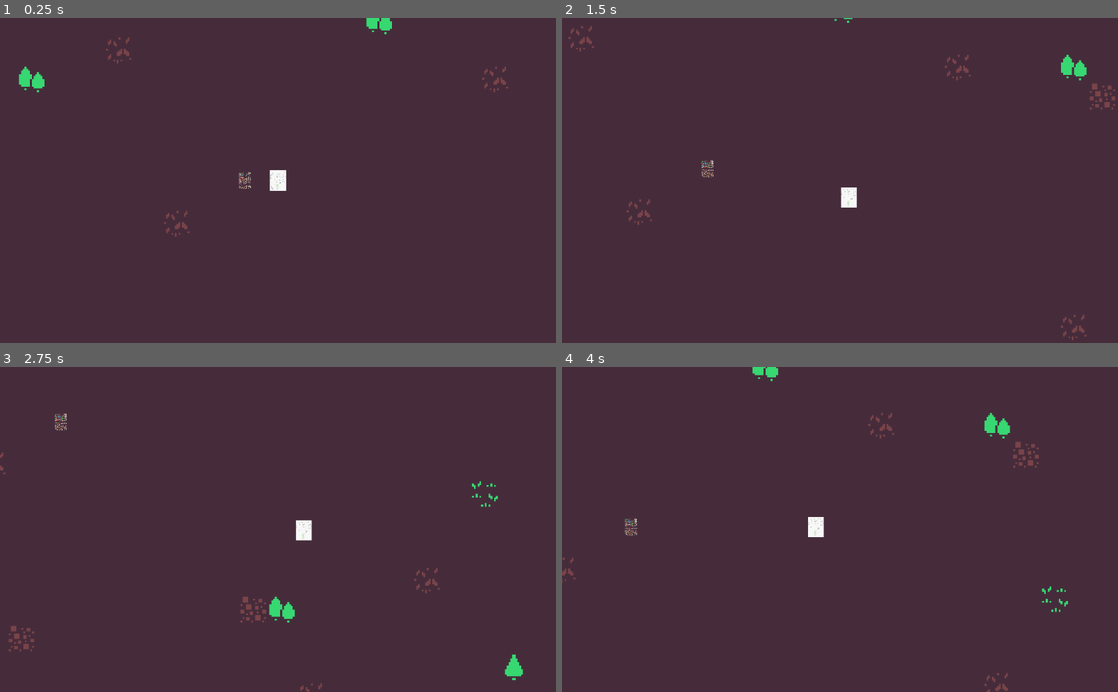
Above: before the commit, frames 1-4 (two rows, left to right).
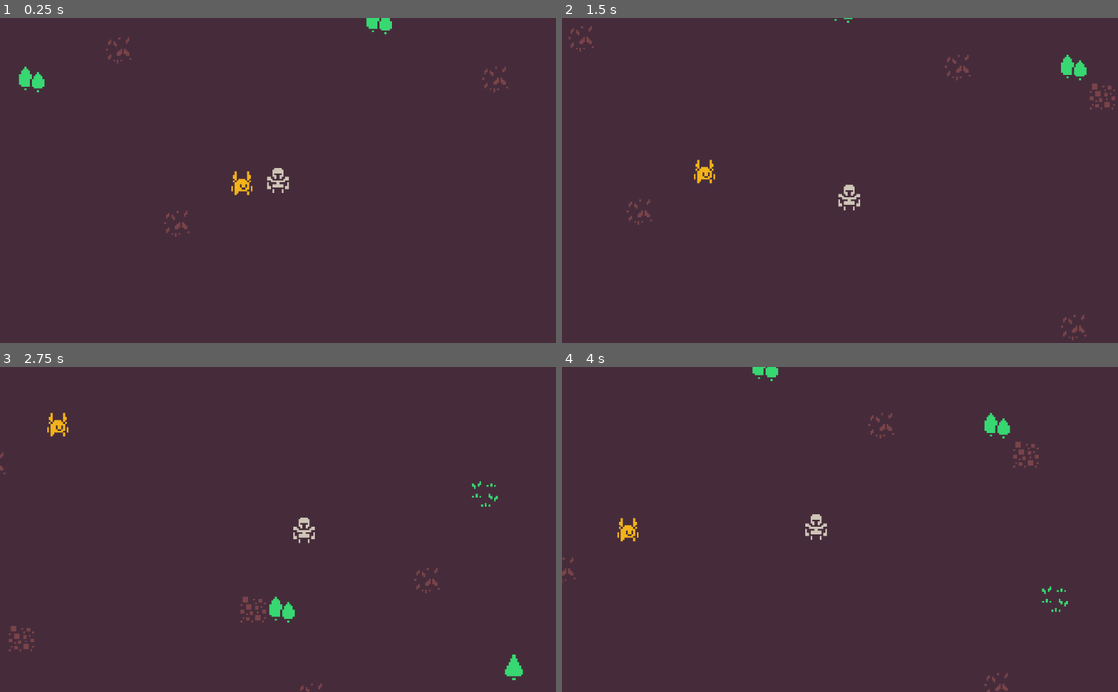
Above: after the commit, the same moments.

Repository: dsg-jam/LD46
Game: Godot game, scene res://assets/scenes/test.tscn
Two runs of this game, one before a commit and one after it. Both use one fixed random seed, a clock stepped at 60 frames per second and the inputs below. Before the commit the project starts from res://scenes/test.tscn.
Inputs:
- Up to frame 1 (0.25 s): no input
- Up to frame 2 (1.5 s): tap Enter at 0.5 s; hold Right (player_right) 0.53-1.28 s; hold Down (player_down) from 1.28 s (still down)
- Up to frame 3 (2.75 s): release Down (player_down) at 2.03 s; hold Right (player_right) from 2.03 s (still down)
- Up to frame 4 (4 s): release Right (player_right) at 2.78 s; hold Up (player_up) 2.78-3.53 s; hold Left (player_left) from 3.53 s (still down)

The runs differ from the first frame. In frame 1, 0.4% of the frame differs, in the area x 41-52%, y 46-55%; in frame 2, 0.4%, in the area x 23-54%, y 43-60%; in frame 3, 0.4%; in frame 4, 0.4%.

Commit message:
time for some cleanup

Diff:
--- a/scenes/test.tscn
+++ b/assets/scenes/test.tscn
@@ -1,15 +1,15 @@
 [gd_scene load_steps=7 format=2]
 
-[ext_resource path="res://scripts/PlayerMovement.gd" type="Script" id=1]
-[ext_resource path="res://assets/sketches/sketch_01.jpg" type="Texture" id=2]
-[ext_resource path="res://assets/tilemaps/colored.tres" type="TileSet" id=3]
-[ext_resource path="res://assets/colored.png" type="Texture" id=4]
+[ext_resource path="res://assets/scripts/PlayerMovement.gd" type="Script" id=1]
+[ext_resource path="res://assets/textures/animations/companion.tres" type="SpriteFrames" id=2]
+[ext_resource path="res://assets/textures/tilesets/map.tres" type="TileSet" id=3]
+[ext_resource path="res://assets/textures/player/idle.tres" type="Texture" id=4]
 
 [sub_resource type="CapsuleShape2D" id=2]
-radius = 2.90313
-height = 3.2573
+radius = 3.0
+height = 3.25
 
-[sub_resource type="CapsuleShape2D" id=1]
+[sub_resource type="CapsuleShape2D" id=3]
 radius = 2.0
 height = 5.0
 
@@ -22,31 +22,50 @@
 collision_use_kinematic = true
 format = 1
 tile_data = PoolIntArray( -1179680, 0, 0, -1179679, 0, 0, -1179678, 0, 0, -1179677, 0, 0, -1179676, 0, 0, -1179675, 0,  …(36273 unchanged characters)…
+__meta__ = {
+"_edit_lock_": true
+}
 
 [node name="Companion" type="KinematicBody2D" parent="."]
+position = Vector2( -20, 0 )
 
-[node name="Sprite" type="Sprite" parent="Companion"]
-position = Vector2( -18.272, 0.000391006 )
-scale = Vector2( 0.0131411, 0.0180671 )
-texture = ExtResource( 4 )
+[node name="AnimatedSprite" type="AnimatedSprite" parent="Companion"]
+frames = ExtResource( 2 )
+animation = "idle"
+playing = true
+__meta__ = {
+"_edit_lock_": true
+}
 
 [node name="CollisionShape2D" type="CollisionShape2D" parent="Companion"]
-position = Vector2( -18.3763, -0.0278645 )
+position = Vector2( 0, 4 )
+rotation = 1.5708
 shape = SubResource( 2 )
+__meta__ = {
+"_edit_lock_": true
+}
 
 [node name="Player" type="KinematicBody2D" parent="."]
 script = ExtResource( 1 )
-
-[node name="Sprite" type="Sprite" parent="Player"]
-scale = Vector2( 0.007, 0.025 )
-texture = ExtResource( 2 )
-
-[node name="CollisionShape2D" type="CollisionShape2D" parent="Player"]
-position = Vector2( 0, 3.565 )
-rotation = 1.5708
-shape = SubResource( 1 )
 
 [node name="Camera2D" type="Camera2D" parent="Player"]
 current = true
 zoom = Vector2( 0.3, 0.3 )
 smoothing_enabled = true
+__meta__ = {
+"_edit_lock_": true
+}
+
+[node name="Sprite" type="Sprite" parent="Player"]
+texture = ExtResource( 4 )
+__meta__ = {
+"_edit_lock_": true
+}
+
+[node name="CollisionShape2D" type="CollisionShape2D" parent="Player"]
+position = Vector2( 0, 3.565 )
+rotation = 1.5708
+shape = SubResource( 3 )
+__meta__ = {
+"_edit_lock_": true
+}
--- a/assets/test.tres
+++ /dev/null
@@ -1,57 +0,0 @@
-[gd_resource type="TileSet" load_steps=3 format=2]
-
-[ext_resource path="res://assets/colored.png" type="Texture" id=1]
-
-[sub_resource type="ConvexPolygonShape2D" id=1]
-points = PoolVector2Array( 16, 16, 0, 16, 0, 16, 16, 16 )
-
-[resource]
-0/name = "colored.png 0"
-0/texture = ExtResource( 1 )
-0/tex_offset = Vector2( 0, 0 )
-0/modulate = Color( 1, 1, 1, 1 )
-0/region = Rect2( 0, 0, 288, 112 )
-0/tile_mode = 2
-0/autotile/icon_coordinate = Vector2( 0, 0 )
-0/autotile/tile_size = Vector2( 16, 16 )
-0/autotile/spacing = 0
-0/autotile/occluder_map = [  ]
-0/autotile/navpoly_map = [  ]
-0/autotile/priority_map = [  ]
-0/autotile/z_index_map = [  ]
-0/occluder_offset = Vector2( 0, 0 )
-0/navigation_offset = Vector2( 0, 0 )
-0/shape_offset = Vector2( 0, 0 )
-0/shape_transform = Transform2D( 1, 0, 0, 1, 0, 0 )
-0/shape = SubResource( 1 )
-0/shape_one_way = false
-0/shape_one_way_margin = 1.0
-0/shapes = [ {
-"autotile_coord": Vector2( 0, 1 ),
-"one_way": false,
-"one_way_margin": 1.0,
-"shape": SubResource( 1 ),
-"shape_transform": Transform2D( 1, 0, 0, 1, 0, 0 )
-} ]
-0/z_index = 0
-1/name = "colored.png 1"
-1/texture = ExtResource( 1 )
-1/tex_offset = Vector2( 0, 0 )
-1/modulate = Color( 1, 1, 1, 1 )
-1/region = Rect2( 0, 16, 128, 16 )
-1/tile_mode = 2
-1/autotile/icon_coordinate = Vector2( 0, 0 )
-1/autotile/tile_size = Vector2( 16, 16 )
-1/autotile/spacing = 0
-1/autotile/occluder_map = [  ]
-1/autotile/navpoly_map = [  ]
-1/autotile/priority_map = [  ]
-1/autotile/z_index_map = [  ]
-1/occluder_offset = Vector2( 0, 0 )
-1/navigation_offset = Vector2( 0, 0 )
-1/shape_offset = Vector2( 0, 0 )
-1/shape_transform = Transform2D( 1, 0, 0, 1, 0, 0 )
-1/shape_one_way = false
-1/shape_one_way_margin = 0.0
-1/shapes = [  ]
-1/z_index = 0
--- /dev/null
+++ b/assets/textures/animations/companion.tres
@@ -0,0 +1,18 @@
+[gd_resource type="SpriteFrames" load_steps=4 format=2]
+
+[ext_resource path="res://assets/textures/companion/walk_1.tres" type="Texture" id=1]
+[ext_resource path="res://assets/textures/companion/walk_2.tres" type="Texture" id=2]
+[ext_resource path="res://assets/textures/companion/idle.tres" type="Texture" id=3]
+
+[resource]
+animations = [ {
+"frames": [ ExtResource( 3 ) ],
+"loop": true,
+"name": "idle",
+"speed": 1.0
+}, {
+"frames": [ ExtResource( 1 ), ExtResource( 2 ) ],
+"loop": true,
+"name": "walk",
+"speed": 5.0
+} ]
--- /dev/null
+++ b/assets/textures/companion/idle.tres
@@ -0,0 +1,7 @@
+[gd_resource type="AtlasTexture" load_steps=2 format=2]
+
+[ext_resource path="res://assets/textures/atlas.png" type="Texture" id=1]
+
+[resource]
+atlas = ExtResource( 1 )
+region = Rect2( 288, 128, 16, 16 )
--- /dev/null
+++ b/assets/textures/companion/walk_1.tres
@@ -0,0 +1,7 @@
+[gd_resource type="AtlasTexture" load_steps=2 format=2]
+
+[ext_resource path="res://assets/textures/atlas.png" type="Texture" id=1]
+
+[resource]
+atlas = ExtResource( 1 )
+region = Rect2( 304, 128, 16, 16 )
--- /dev/null
+++ b/assets/textures/companion/walk_2.tres
@@ -0,0 +1,7 @@
+[gd_resource type="AtlasTexture" load_steps=2 format=2]
+
+[ext_resource path="res://assets/textures/atlas.png" type="Texture" id=1]
+
+[resource]
+atlas = ExtResource( 1 )
+region = Rect2( 320, 128, 16, 16 )
--- /dev/null
+++ b/assets/textures/player/idle.tres
@@ -0,0 +1,7 @@
+[gd_resource type="AtlasTexture" load_steps=2 format=2]
+
+[ext_resource path="res://assets/textures/atlas.png" type="Texture" id=1]
+
+[resource]
+atlas = ExtResource( 1 )
+region = Rect2( 482, 1, 12, 14 )
--- a/assets/tilemaps/colored.tres
+++ b/assets/textures/tilesets/map.tres
@@ -1,6 +1,6 @@
-[gd_resource type="TileSet" load_steps=17 format=2]
+[gd_resource type="TileSet" load_steps=13 format=2]
 
-[ext_resource path="res://assets/colored.png" type="Texture" id=1]
+[ext_resource path="res://assets/textures/atlas.png" type="Texture" id=1]
 
 [sub_resource type="ConvexPolygonShape2D" id=1]
 points = PoolVector2Array( 16, 16, 0, 16, 0, 16, 16, 16 )
@@ -35,26 +35,14 @@
 [sub_resource type="ConvexPolygonShape2D" id=11]
 points = PoolVector2Array( 16, 16, 0, 16, 0, 0, 16, 0 )
 
-[sub_resource type="ConvexPolygonShape2D" id=12]
-points = PoolVector2Array( 16, 16, 0, 16, 0, 0, 16, 0 )
-
-[sub_resource type="ConvexPolygonShape2D" id=13]
-points = PoolVector2Array( 16, 16, 0, 16, 0, 0, 16, 0 )
-
-[sub_resource type="ConvexPolygonShape2D" id=14]
-points = PoolVector2Array( 16, 16, 0, 16, 0, 0, 16, 0 )
-
-[sub_resource type="ConvexPolygonShape2D" id=15]
-points = PoolVector2Array( 16, 16, 0, 16, 0, 0, 16, 0 )
-
 [resource]
 0/name = "colored.png 0"
 0/texture = ExtResource( 1 )
 0/tex_offset = Vector2( 0, 0 )
 0/modulate = Color( 1, 1, 1, 1 )
-0/region = Rect2( 0, 0, 288, 112 )
+0/region = Rect2( 0, 0, 128, 48 )
 0/tile_mode = 2
-0/autotile/icon_coordinate = Vector2( 0, 0 )
+0/autotile/icon_coordinate = Vector2( 0, 1 )
 0/autotile/tile_size = Vector2( 16, 16 )
 0/autotile/spacing = 0
 0/autotile/occluder_map = [  ]
@@ -136,49 +124,3 @@
 "shape_transform": Transform2D( 1, 0, 0, 1, 0, 0 )
 } ]
 0/z_index = 0
-1/name = "colored.png 1"
-1/texture = ExtResource( 1 )
-1/tex_offset = Vector2( 0, 0 )
-1/modulate = Color( 1, 1, 1, 1 )
-1/region = Rect2( 0, 16, 128, 16 )
-1/tile_mode = 2
-1/autotile/icon_coordinate = Vector2( 0, 0 )
-1/autotile/tile_size = Vector2( 16, 16 )
-1/autotile/spacing = 0
-1/autotile/occluder_map = [  ]
-1/autotile/navpoly_map = [  ]
-1/autotile/priority_map = [  ]
-1/autotile/z_index_map = [  ]
-1/occluder_offset = Vector2( 0, 0 )
-1/navigation_offset = Vector2( 0, 0 )
-1/shape_offset = Vector2( 0, 0 )
-1/shape_transform = Transform2D( 1, 0, 0, 1, 0, 0 )
-1/shape = SubResource( 12 )
-1/shape_one_way = false
-1/shape_one_way_margin = 1.0
-1/shapes = [ {
-"autotile_coord": Vector2( 1, 0 ),
-"one_way": false,
-"one_way_margin": 1.0,
-"shape": SubResource( 12 ),
-"shape_transform": Transform2D( 1, 0, 0, 1, 0, 0 )
-}, {
-"autotile_coord": Vector2( 1, 0 ),
-"one_way": false,
-"one_way_margin": 1.0,
-"shape": SubResource( 13 ),
-"shape_transform": Transform2D( 1, 0, 0, 1, 0, 0 )
-}, {
-"autotile_coord": Vector2( 0, 0 ),
-"one_way": false,
-"one_way_margin": 1.0,
-"shape": SubResource( 14 ),
-"shape_transform": Transform2D( 1, 0, 0, 1, 0, 0 )
-}, {
-"autotile_coord": Vector2( 2, 0 ),
-"one_way": false,
-"one_way_margin": 1.0,
-"shape": SubResource( 15 ),
-"shape_transform": Transform2D( 1, 0, 0, 1, 0, 0 )
-} ]
-1/z_index = 0
--- a/project.godot
+++ b/project.godot
@@ -16,7 +16,7 @@
 [application]
 
 config/name="LD46"
-run/main_scene="res://scenes/test.tscn"
+run/main_scene="res://assets/scenes/test.tscn"
 config/icon="res://icon.png"
 
 [input]
@@ -59,4 +59,5 @@
 [rendering]
 
 quality/2d/use_pixel_snap=true
+environment/default_clear_color=Color( 0.278431, 0.176471, 0.235294, 1 )
 environment/default_environment="res://default_env.tres"
Binary file removed: assets/colored.png
Not shown, removed: assets/colored_transparent.png.import
Renamed: scripts/PlayerMovement.gd -> assets/scripts/PlayerMovement.gd
Binary file removed: assets/sketches/sketch_01.jpg
Not shown, removed: assets/sketches/sketch_01.jpg.import
Renamed: assets/colored_transparent.png -> assets/textures/atlas.png
Not shown, changed: assets/textures/atlas.png.import
